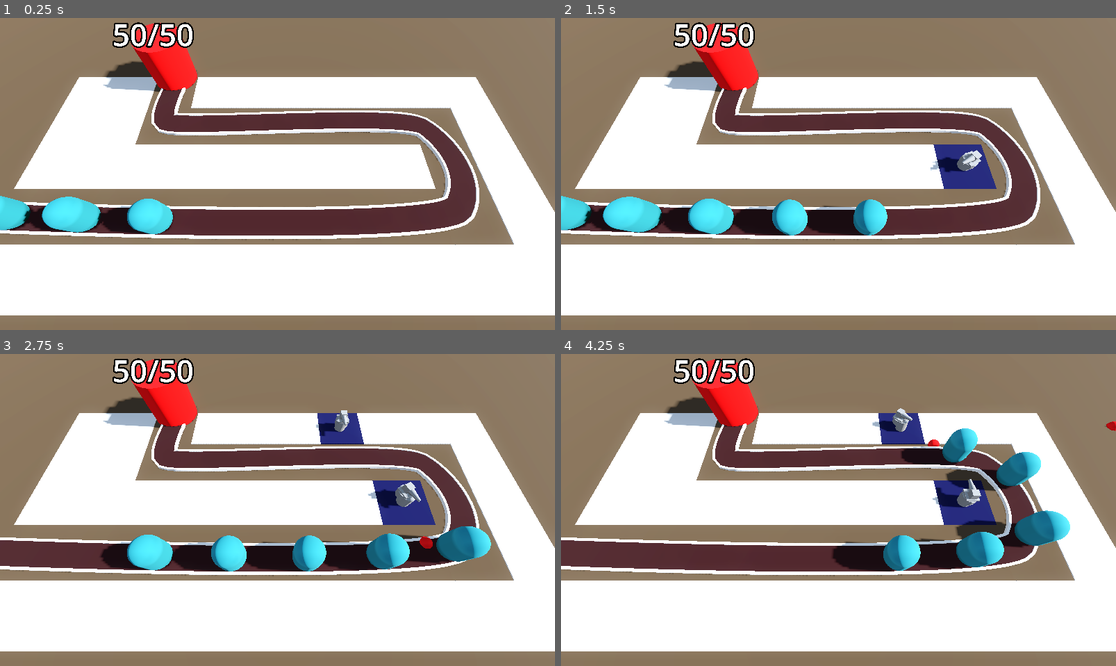
Above: before the commit, frames 1-4 (two rows, left to right).
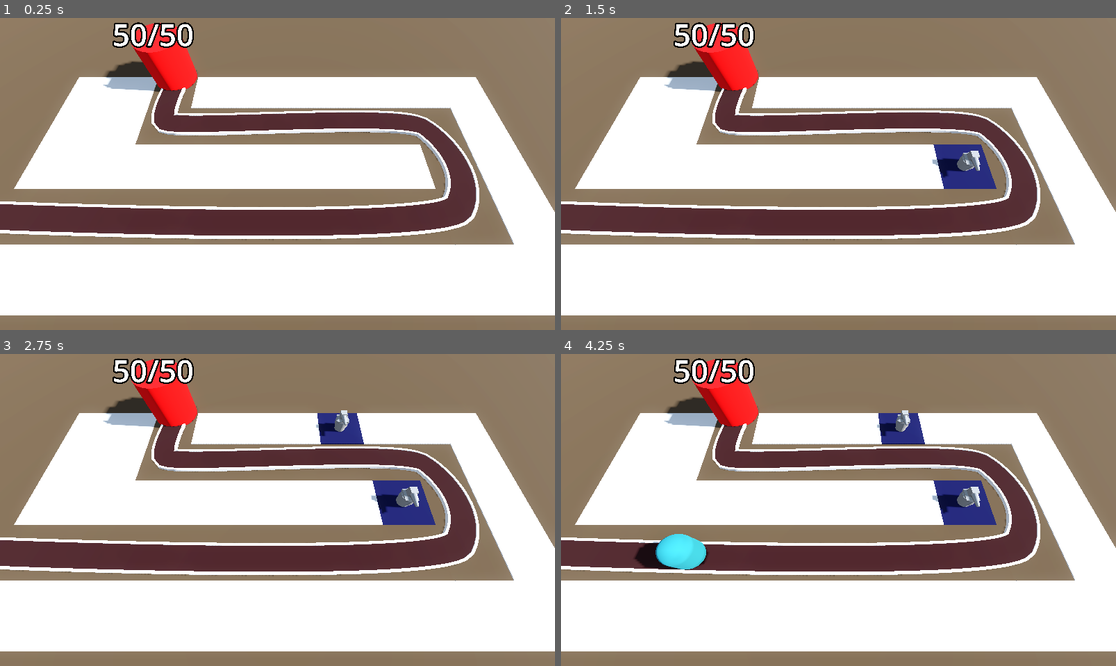
Above: after the commit, the same moments.

Repository: mje819/Barbarian-Blaster
Game: Godot game, scene res://base_level.tscn
Same seed, same stepped clock (60 frames per second), same inputs: the game is played once before the commit and once after it.
Inputs (mouse positions are in pixels of both pictures, inside the frame that each line leads up to):
- Up to frame 1 (0.25 s): no input
- Up to frame 2 (1.5 s): move the mouse to (960, 158) at 0.52 s; click (960, 158) at 0.6 s; move the mouse to (727, 189) at 1.27 s; click (727, 189) at 1.35 s
- Up to frame 3 (2.75 s): move the mouse to (333, 441) at 2.02 s; click (333, 441) at 2.1 s
- Up to frame 4 (4.25 s): move the mouse to (810, 572) at 2.77 s; click (810, 572) at 2.85 s; move the mouse to (1005, 556) at 3.52 s; click (1005, 556) at 3.6 s

The runs differ from the first frame. In frame 1, 2.8% of the frame differs, in the area x 0-32%, y 57-70%; in frame 2, 5.4%; in frame 3, 6.5%; in frame 4, 7.7%, in the area x 13-100%, y 17-70%.

Commit message:
add enemies on a timer

Diff:
--- a/Enemy/enemy.gd
+++ b/Enemy/enemy.gd
@@ -2,7 +2,7 @@
 class_name Enemy
 
 ## The speed in m/s the enemy will move (reset back to 6.5)
-@export var speed := 10.0
+@export var speed := 8.5
 @export var max_health := 50
 
 @onready var animation_player: AnimationPlayer = $AnimationPlayer
--- a/Enemy/enemy.tscn
+++ b/Enemy/enemy.tscn
@@ -18,6 +18,21 @@
 radius = 1.0
 height = 3.0
 
+[sub_resource type="Animation" id="Animation_px1sc"]
+length = 0.001
+tracks/0/type = "value"
+tracks/0/imported = false
+tracks/0/enabled = true
+tracks/0/path = NodePath("DamageHighlight:visible")
+tracks/0/interp = 1
+tracks/0/loop_wrap = true
+tracks/0/keys = {
+"times": PackedFloat32Array(0),
+"transitions": PackedFloat32Array(1),
+"update": 1,
+"values": [false]
+}
+
 [sub_resource type="Animation" id="Animation_2pb1h"]
 resource_name = "take_damage"
 length = 0.1
@@ -34,21 +49,6 @@
 "values": [true, false]
 }
 
-[sub_resource type="Animation" id="Animation_px1sc"]
-length = 0.001
-tracks/0/type = "value"
-tracks/0/imported = false
-tracks/0/enabled = true
-tracks/0/path = NodePath("DamageHighlight:visible")
-tracks/0/interp = 1
-tracks/0/loop_wrap = true
-tracks/0/keys = {
-"times": PackedFloat32Array(0),
-"transitions": PackedFloat32Array(1),
-"update": 1,
-"values": [false]
-}
-
 [sub_resource type="AnimationLibrary" id="AnimationLibrary_am0pq"]
 _data = {
 &"RESET": SubResource("Animation_px1sc"),
@@ -59,6 +59,7 @@
 transform = Transform3D(-0.050018873, 4.6312505e-07, -0.9987307, 1.4210569e-14, 0.99999493, 4.6369973e-07, 0.99872804, 2.3194481e-08, -0.050019007, 0, 0, 0)
 loop = false
 script = ExtResource("1_2pb1h")
+speed = 9.0
 
 [node name="MeshInstance3D" type="MeshInstance3D" parent="."]
 transform = Transform3D(0.9999999, -3.5527137e-15, 7.450581e-09, 1.7763568e-15, 0.9999999, -2.3314684e-15, -7.450581e-09, 5.406786e-14, 0.9999999, 0, 1.6, 0)
--- /dev/null
+++ b/Enemy/enemy_path.gd
@@ -0,0 +1,12 @@
+extends Path3D
+
+@onready var timer: Timer = $Timer
+
+@export var enemy_scene : PackedScene
+
+func spawn_enemy() -> void:
+	var enemy = enemy_scene.instantiate()
+	add_child(enemy)
+
+func _on_timer_timeout() -> void:
+	spawn_enemy()
--- a/Turret/projectile.gd
+++ b/Turret/projectile.gd
@@ -5,6 +5,7 @@
 @export var speed := 30.0
 
 func _physics_process(_delta: float) -> void:
+	#direction.y = 0
 	position += direction * speed * _delta
 
 
--- a/base_level.tscn
+++ b/base_level.tscn
@@ -1,8 +1,9 @@
-[gd_scene load_steps=15 format=3 uid="uid://dtcnxxofouqf8"]
+[gd_scene load_steps=16 format=3 uid="uid://dtcnxxofouqf8"]
 
 [ext_resource type="PackedScene" uid="uid://br3qcltvc1sgb" path="res://RayPickerCamera/ray_picker_camera.tscn" id="1_3o4py"]
 [ext_resource type="MeshLibrary" uid="uid://c0c3djgifhbb0" path="res://MeshLibraries/space_library.tres" id="1_bo3yr"]
 [ext_resource type="PackedScene" uid="uid://csjdq42434llx" path="res://Enemy/enemy.tscn" id="2_5vx1e"]
+[ext_resource type="Script" uid="uid://djgitihn64ruj" path="res://Enemy/enemy_path.gd" id="3_2elnx"]
 [ext_resource type="PackedScene" uid="uid://b6a3tfb71rtov" path="res://Base/base.tscn" id="3_eesb3"]
 [ext_resource type="Script" uid="uid://bon5dpar4wygo" path="res://turret_manager.gd" id="5_ftfrf"]
 [ext_resource type="PackedScene" uid="uid://d01unib15e15u" path="res://Turret/turret.tscn" id="6_u2wky"]
@@ -65,10 +66,12 @@
 }
 metadata/_editor_floor_ = Vector3(0, 0, 0)
 
-[node name="Path3D" type="Path3D" parent="."]
+[node name="EnemyPath" type="Path3D" parent="."]
 curve = SubResource("Curve3D_bo3yr")
+script = ExtResource("3_2elnx")
+enemy_scene = ExtResource("2_5vx1e")
 
-[node name="Road" type="CSGPolygon3D" parent="Path3D"]
+[node name="Road" type="CSGPolygon3D" parent="EnemyPath"]
 polygon = PackedVector2Array(-1, 0, -1, 0.2, 1, 0.2, 1, 0)
 mode = 2
 path_node = NodePath("..")
@@ -83,7 +86,7 @@
 path_joined = false
 material = SubResource("StandardMaterial3D_eesb3")
 
-[node name="RightEdge" type="CSGPolygon3D" parent="Path3D"]
+[node name="RightEdge" type="CSGPolygon3D" parent="EnemyPath"]
 polygon = PackedVector2Array(1.1, 0, 1.1, 0.25, 0.9, 0.25, 0.9, 0)
 mode = 2
 path_node = NodePath("..")
@@ -98,7 +101,7 @@
 path_joined = false
 material = SubResource("StandardMaterial3D_3o4py")
 
-[node name="LeftEdge" type="CSGPolygon3D" parent="Path3D"]
+[node name="LeftEdge" type="CSGPolygon3D" parent="EnemyPath"]
 polygon = PackedVector2Array(-1.1, 0, -1.1, 0.25, -0.9, 0.25, -0.9, 0)
 mode = 2
 path_node = NodePath("..")
@@ -113,29 +116,9 @@
 path_joined = false
 material = SubResource("StandardMaterial3D_bo3yr")
 
-[node name="Enemy" parent="Path3D" instance=ExtResource("2_5vx1e")]
-transform = Transform3D(-0.05001852, 4.631245e-07, -0.9987239, 1.4210469e-14, 0.99999374, 4.6369655e-07, 0.99872106, 2.3194453e-08, -0.050018664, -30.019, 0, 5.728)
-speed = 8.0
-
-[node name="Enemy2" parent="Path3D" instance=ExtResource("2_5vx1e")]
-transform = Transform3D(-0.04193744, 3.9631135e-07, -0.9990933, -3.4809031e-09, 0.9999937, 3.9679833e-07, 0.99909055, 2.0119462e-08, -0.041937552, -25.024351, -2.113826e-06, 5.953372)
-progress = 5.0
-speed = 8.0
-
-[node name="Enemy3" parent="Path3D" instance=ExtResource("2_5vx1e")]
-transform = Transform3D(-0.036379177, 3.503544e-07, -0.99931353, -5.560015e-09, 0.99999374, 3.507825e-07, 0.9993107, 1.8318211e-08, -0.03637928, -20.027962, -3.9834135e-06, 6.149238)
-progress = 10.0
-speed = 8.0
-
-[node name="Enemy4" parent="Path3D" instance=ExtResource("2_5vx1e")]
-transform = Transform3D(-0.030248418, 2.996674e-07, -0.9995155, -7.556427e-09, 0.9999937, 3.0002712e-07, 0.9995127, 1.6628947e-08, -0.030248502, -15.030746, -5.6137756e-06, 6.3162103)
-progress = 15.0
-speed = 8.0
-
-[node name="Enemy5" parent="Path3D" instance=ExtResource("2_5vx1e")]
-transform = Transform3D(-0.022768212, 2.378206e-07, -0.9997163, -9.569824e-09, 0.99999374, 2.3809588e-07, 0.9997133, 1.4988812e-08, -0.022768281, -10.03253, -6.9652983e-06, 6.4495015)
-progress = 20.0
-speed = 8.0
+[node name="Timer" type="Timer" parent="EnemyPath"]
+wait_time = 2.0
+autostart = true
 
 [node name="Base" parent="." instance=ExtResource("3_eesb3")]
 transform = Transform3D(1, 0, 0, 0, 1, 0, 0, 0, 1, -10.127884, 0, -7.9744897)
@@ -144,4 +127,6 @@
 [node name="TurretManager" type="Node3D" parent="." node_paths=PackedStringArray("enemy_path")]
 script = ExtResource("5_ftfrf")
 turret = ExtResource("6_u2wky")
-enemy_path = NodePath("../Path3D")
+enemy_path = NodePath("../EnemyPath")
+
+[connection signal="timeout" from="EnemyPath/Timer" to="EnemyPath" method="_on_timer_timeout"]
Not shown, added: Enemy/enemy_path.gd.uid
